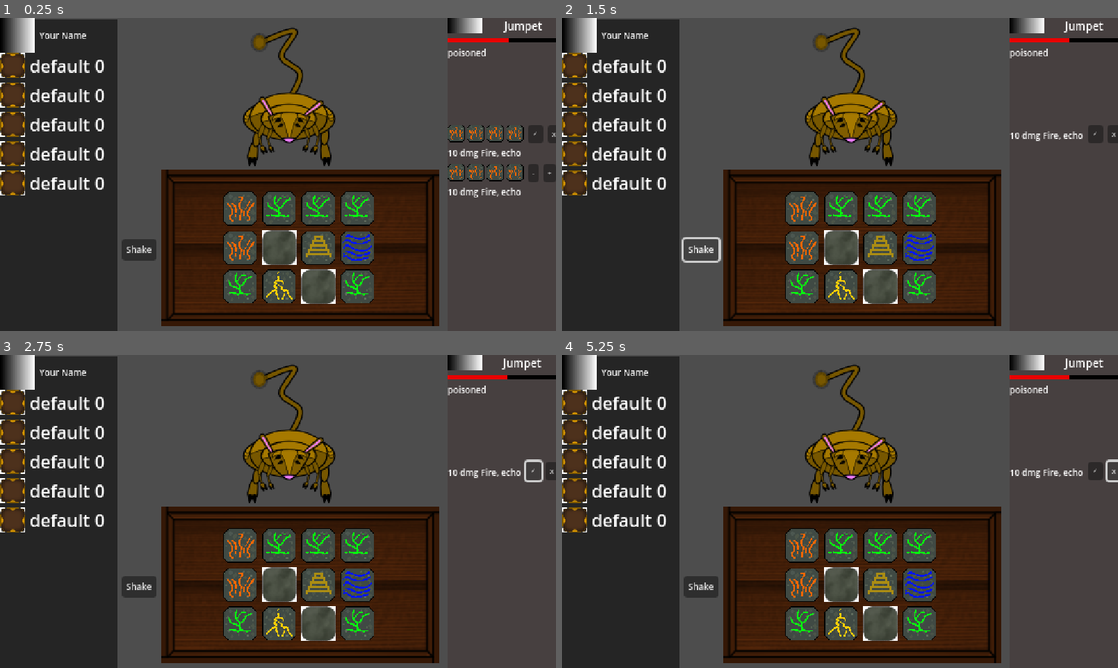
Above: before the commit, frames 1-4 (two rows, left to right).
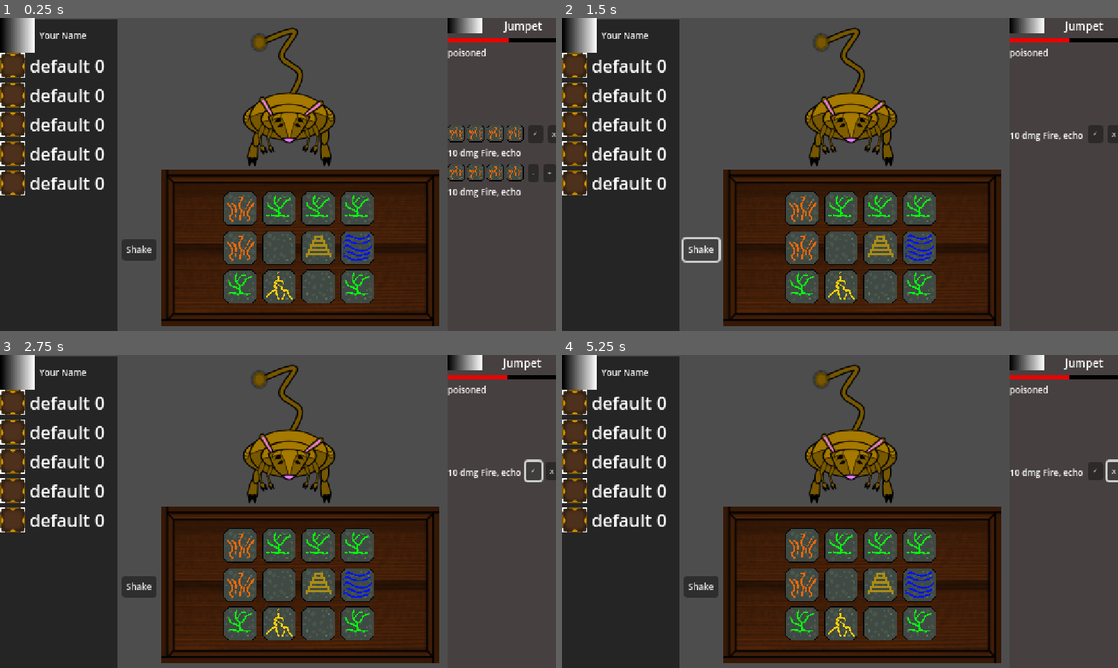
Above: after the commit, the same moments.

Repository: brianhall1313/rune-box-dice-roller
Game: Godot game, scene res://scenes/encounter.tscn
The game is run twice, just before and just after one commit, with the same random seed, the same clock (stepped at 60 frames per second) and the same inputs. The project has no main scene, so this scene is started directly.
Inputs:
- Up to frame 1 (0.25 s): no input
- Up to frame 2 (1.5 s): click "✓" at 0.5 s; click "Shake" at 1.25 s
- Up to frame 3 (2.75 s): click "✓" at 2 s
- Up to frame 4 (5.25 s): click "Shake" at 2.75 s; click "✓" at 3.5 s; click "Shake" at 4.25 s; click "X" at 5 s

The runs differ from the first frame. In frame 1, 0.2% of the frame differs, in the area x 47-61%, y 67-92%; in frame 2, 0.2%; in frame 3, 0.2%; in frame 4, 0.2%.

Commit message:
box shuffles now

Diff:
--- a/globals/Global.gd
+++ b/globals/Global.gd
@@ -2,7 +2,7 @@
 
 @onready var glyph_list:Dictionary = {
 	"nature":{
-		"":preload("res://textures/Nature_Die.png"),
+		"":preload("res://textures/Nature_blank.png"),
 		"fire":preload("res://textures/Fire_Glyph.png"),
 		"water":preload("res://textures/Water_Glyph.png"),
 		"earth":preload("res://textures/Earth_Glyph.png"),
@@ -10,12 +10,12 @@
 		"life":preload("res://textures/Life_Glyph.png")
 		},
 	"craft":{
-		"":preload("res://textures/Craft_Die.png"),
+		"":preload("res://textures/Craft_Blank.png"),
 		"lob":preload("res://textures/Lob_Glyph.png"),
 		"temper":preload("res://textures/Temper_Glyph.png")
 	},
 	"arcane":{
-		"":preload("res://textures/Arcane_Die.png"),
+		"":preload("res://textures/Arcane_Blank.png"),
 		"echo":preload("res://textures/Echo_Glyph.png"),
 		"reflect":preload("res://textures/Reflect_Glyph.png")
 	}
--- a/globals/InventoryManager.gd
+++ b/globals/InventoryManager.gd
@@ -57,12 +57,12 @@
 		{#11
 			"name":"Magical",
 			"type":"arcane",
-			"faces":["temper","temper","lob","lob","",""]
+			"faces":["echo","echo","reflect","reflect","",""]
 		},
 		{#12
 			"name":"Magical",
 			"type":"arcane",
-			"faces":["temper","temper","lob","lob","",""]
+			"faces":["echo","echo","reflect","reflect","",""]
 		},
 		{#13
 			"name":"Magical",
@@ -71,10 +71,15 @@
 		}
 	]
 
-var inventory: Array[Object] = []
+var inventory: Array[Dictionary] = []
+
+func _ready() -> void:
+	build_inventory()
 
 func build_inventory(new_inv:Array=default_inventory)->void:
 	inventory = new_inv.duplicate(true)
+	print(inventory)
+
 
 func remove_item(remove_item)->void:
 	#TODO
--- a/scenes/box.gd
+++ b/scenes/box.gd
@@ -16,26 +16,37 @@
 
 @onready var grid:Array[Array] = [
 		[
-			[die_1],
-			[die_2],
-			[die_3],
-			[die_4]
+			die_1,
+			die_2,
+			die_3,
+			die_4
 		],
 		[
-			[die_5],
-			[die_6],
-			[die_7],
-			[die_8]
+			die_5,
+			die_6,
+			die_7,
+			die_8
 		],
 		[
-			[die_9],
-			[die_10],
-			[die_11],
-			[die_12]
+			die_9,
+			die_10,
+			die_11,
+			die_12
 		]
 	]
 
 
+func update_grid() -> void:
+	var box_inventory = InventoryManager.inventory.duplicate(true)
+	box_inventory.shuffle()
+	var i = 0
+	for x in len(grid):
+		for y in len(grid[x]):
+			grid[x][y].setup(box_inventory[i]["name"],box_inventory[i]["type"],box_inventory[i]["faces"])
+			grid[x][y].roll()
+			i += 1
 
-func update_grid() -> void:
-	pass
+
+func _input(event: InputEvent) -> void:
+	if event.is_action_released("ui_accept"):
+		update_grid()
--- a/scenes/die.gd
+++ b/scenes/die.gd
@@ -7,7 +7,7 @@
 
 var die_type:String="nature"
 var current_glyph:String=""
-var faces:Array[String] = ["","","","","",""]
+var faces:Array = ["","","","","",""]
 
 var is_selected:bool = false
 
@@ -25,7 +25,7 @@
 		#roll()
 		GlobalSignalBus.rune_interaction.emit(self)
 
-func setup(name:String="",new_type:String="",new_faces:Array[String]=["","","","","",""])->void:
+func setup(name:String="",new_type:String="",new_faces:Array=["","","","","",""])->void:
 	if new_type == "":
 		self.texture = blank
 		return
